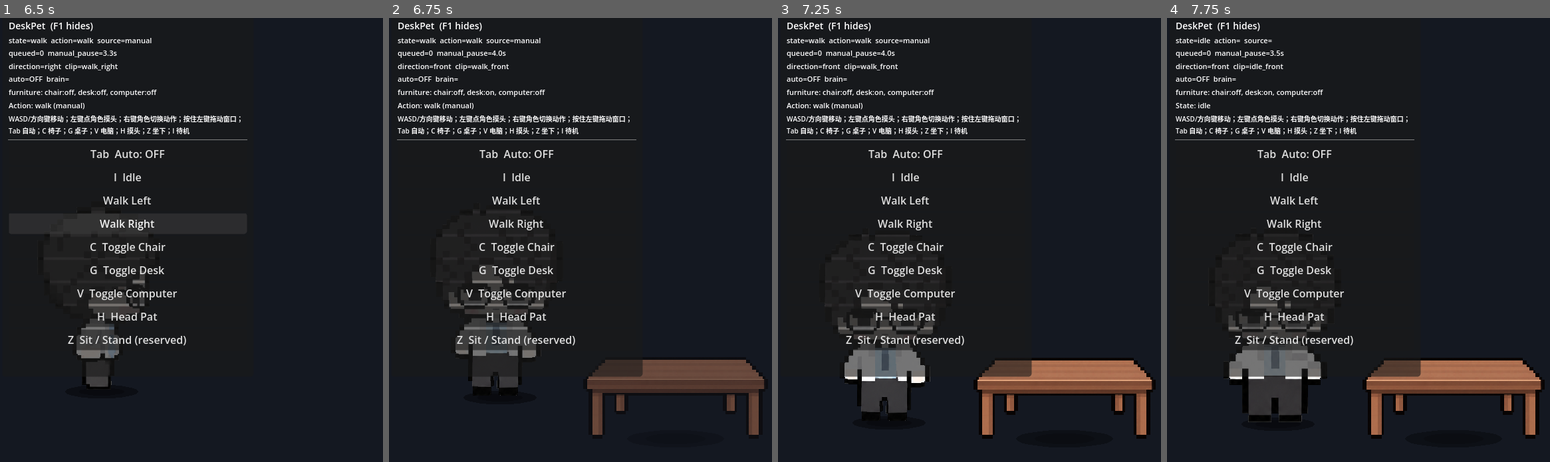
Above: before the commit, frames 1-4 (left to right).
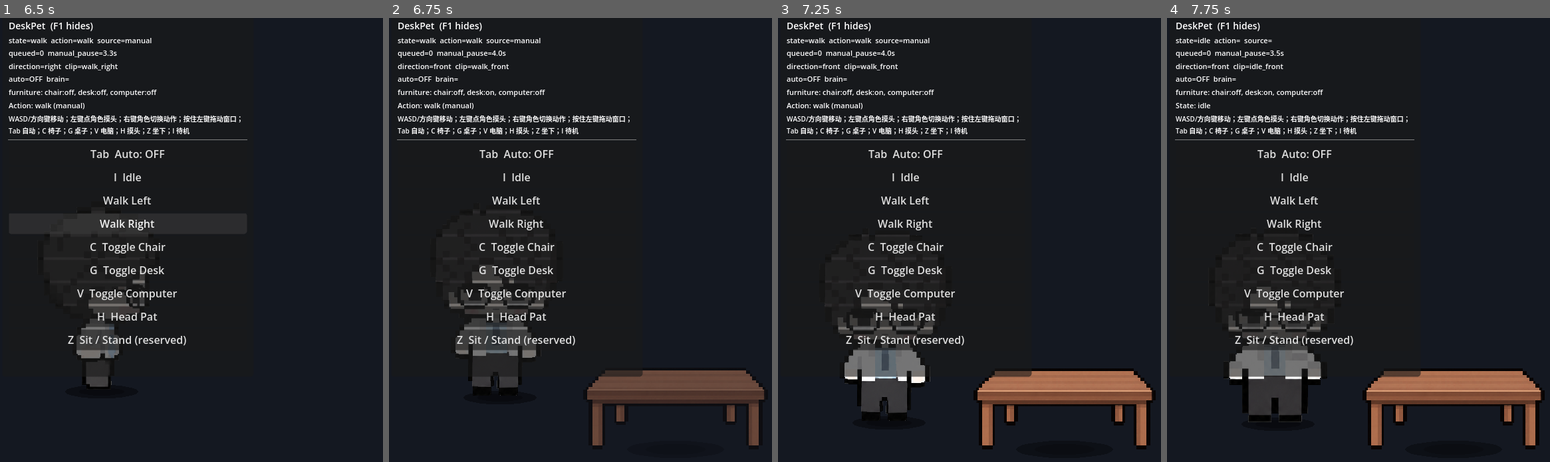
Above: after the commit, the same moments.

Repository: Azugawa/Personality_DeskPet
Game: Godot game, scene res://scenes/main/main.tscn
Two runs of this game, one before a commit and one after it. Both use one fixed random seed, a clock stepped at 60 frames per second and the inputs below.
Inputs (mouse positions are in pixels of both pictures, inside the frame that each line leads up to):
- Up to frame 1 (6.5 s): click "Tab Auto: OFF" at 0.5 s; tap Enter at 1.25 s; move the mouse to (183, 337) at 1.27 s; hold W (pet_move_up) 1.28-2 s; tap Tab at 1.35 s; click (183, 337) at 1.42 s; drag from (333, 315) to (183, 337) at 2.02 s; click "I Idle" at 2.75 s; click "Walk Left" at 3.5 s; move the mouse to (80, 173) at 4.27 s; hold A (pet_move_left) 4.28-5 s; tap H at 4.35 s; drag from (229, 244) to (80, 173) at 5.02 s; click "Walk Right" at 5.75 s
- Up to frame 2 (6.75 s): move the mouse to (530, 124) at 6.52 s; hold S (pet_move_down) from 6.53 s (still down); tap G at 6.6 s
- Up to frame 3 (7.25 s): keep holding S (pet_move_down)
- Up to frame 4 (7.75 s): release S (pet_move_down) at 7.25 s; drag from (1465, 217) to (1308, 124) at 7.27 s

Frame 1 is identical in both runs. In frame 2, 2.8% of the frame differs, in the area x 51-98%, y 76-97%; in frame 3, 4.2%, in the area x 51-99%, y 76-98%; in frame 4, 4.2%.

Commit message:
Place desk farther forward before revealing seated scene

Diff:
--- a/deskpet/config/behavior.json
+++ b/deskpet/config/behavior.json
@@ -7,6 +7,9 @@
   "walk_speed": 76.0,
   "walk_bounds": [110, 530, 580, 660],
   "auto_walk_distance": [45, 120],
+  "rest_sequence": {
+    "desk_forward_offset": 50.0
+  },
   "cooldowns_seconds": {
     "walk": 8.0,
     "look": 2.0
--- a/deskpet/scripts/behavior/action_state_machine.gd
+++ b/deskpet/scripts/behavior/action_state_machine.gd
@@ -474,7 +474,7 @@
 	# Furniture transforms are set before revealing. Desk is never animated in
 	# position or scale during this sequence; only its opacity changes.
 	chair.position = chair_start
-	desk.position = seat + Vector2(0, 34)
+	desk.position = seat + Vector2(0, float(settings.get("desk_forward_offset", 50.0)))
 	chair.set_direction("front")
 	desk.set_direction("front")
 	_furniture.set_visible("computer", false, false)
